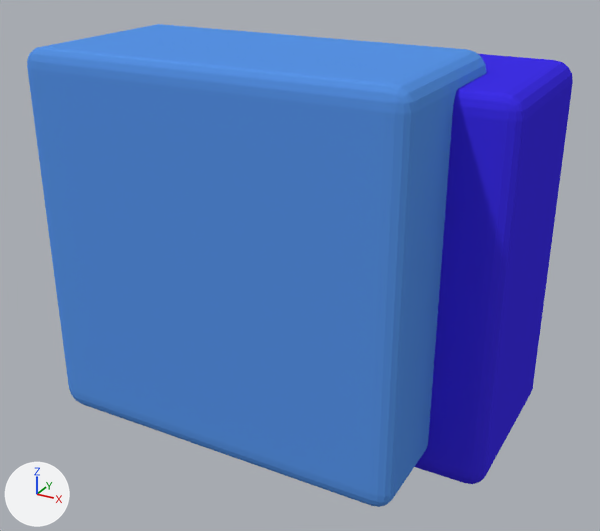
Renders of the Blender file View/Blender/Prozess/Sub_Highlight_Hashtag.blend from each side of a commit.
Both versions are drawn from a 50 mm lens placed at (1.83, -3.9, 1.74), pointed at (-0.15, -0.31, -0.06). Every picture has the same lights, and +X, +Y and +Z are marked at lower left.
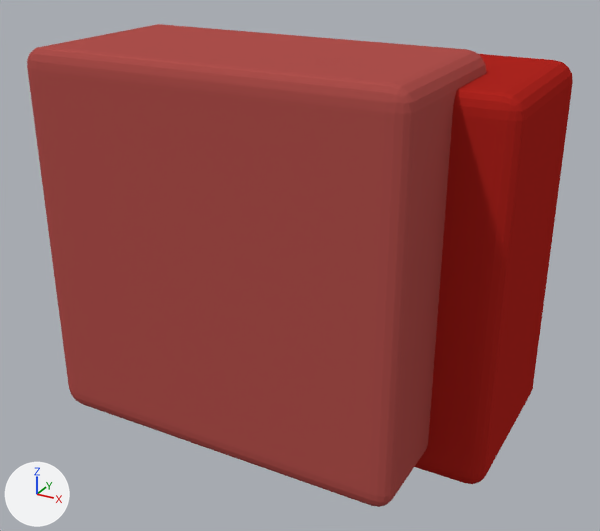
Commit message: highlight red

What differs and where, as boxes [x1, y1, x2, y2] in the pictures (600 x 531 px):
```json
{"object": "Cube.001", "change": "recoloured", "before": [27, 24, 486, 507], "after": [27, 24, 486, 507], "on screen": "blue to red"}
{"object": "Cube", "change": "recoloured", "before": [415, 54, 573, 484], "after": [415, 54, 573, 484], "on screen": "blue to red"}
```

The change, as JSON lines over the scene's bpy script:
```json
{"op": "set", "path": "mat_material.base_color", "old": "(0.1, 0.3, 0.8)", "new": "(0.434, 0.0819, 0.0736)", "note": "blue #5995e7 -> red #b0514d"}
{"op": "set", "path": "mat_material_002.base_color", "old": "(0.05, 0.03, 0.8)", "new": "(0.434, 0.0194, 0.0144)", "note": "blue #3f30e7 -> red #b02620"}
```
